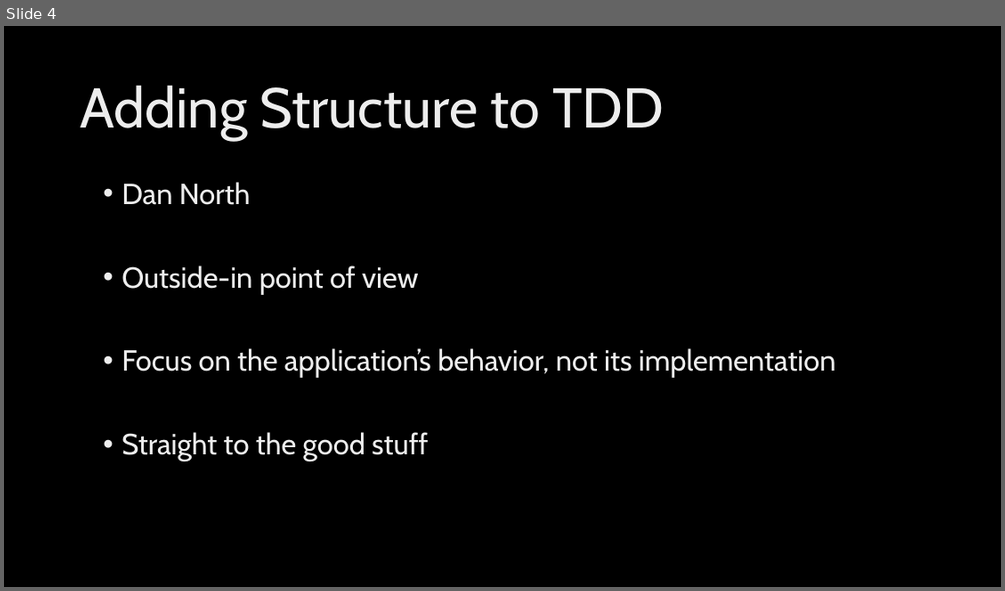
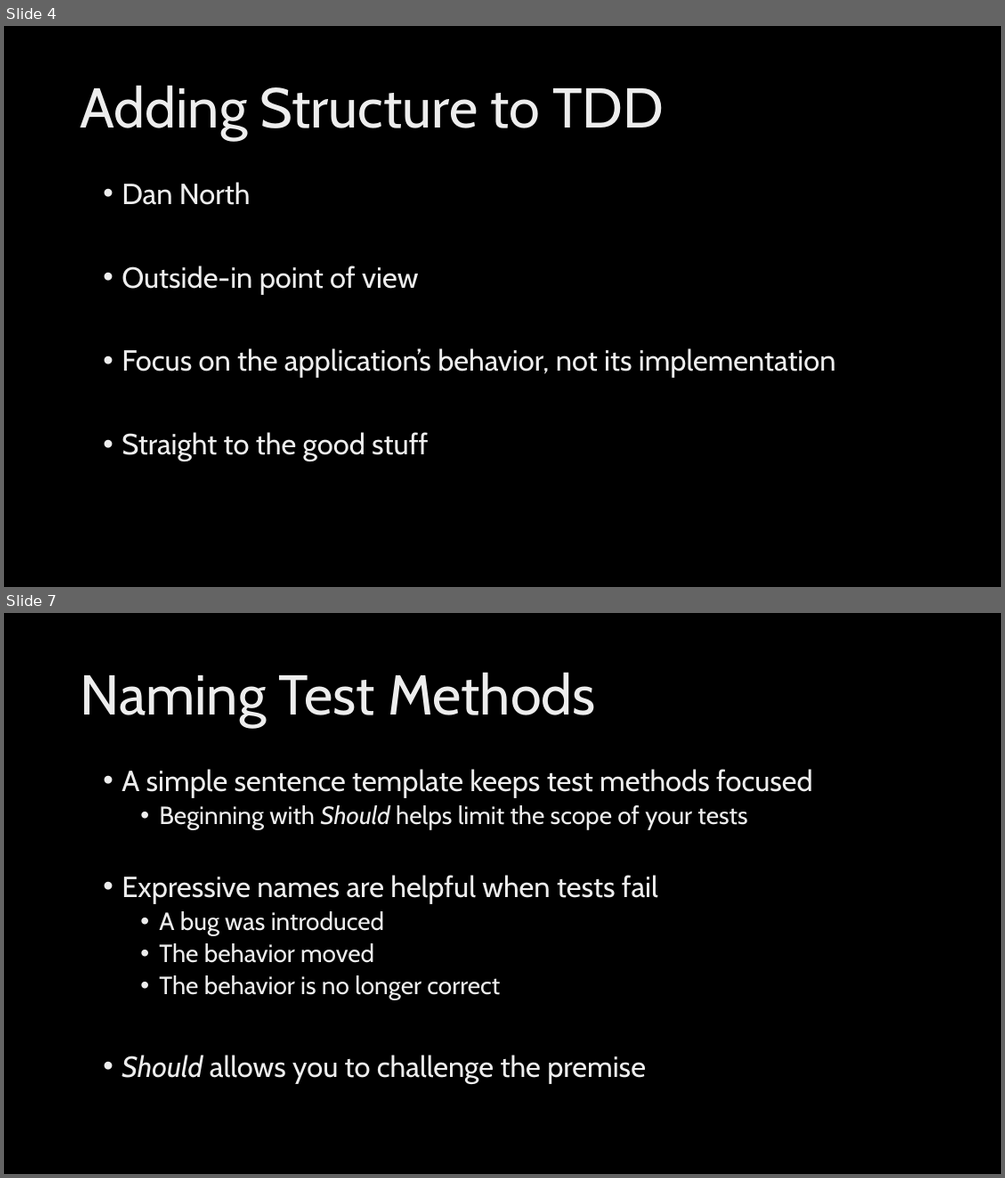
Before and after one commit to ingramam/BDD-lunch-and-learn, a slide deck: BDD.pptx. Shown one above the other, each under a label of ours: slide 4 before the commit, slides 4 and 7 after it; the slides between them are not shown. The pictures are 1005x591 and 1005x1178 pixels, drawn with LibreOffice and Linux fonts; fonts in the diff are those of the drawing; background and template pictures are left out. Boxes give left, top, right and bottom in pixels: in the first picture for what was removed or moved away, otherwise in the second. Text is boxed around its words. In the diff, an @@ line names an element or a change of style, - is before the commit and + after.

```diff
--- a/BDD.pptx
+++ b/BDD.pptx
@@ slide 7 added at <box>4,613,1001,1174</box>, background picture (left out) @@
@@ title added at <box>80,672,596,728</box>, 54 pt, text gradient #BFBFBF to #EDEDED to #FFFFFF @@
+Naming Test Methods
@@ text added at <box>121,769,813,1084</box>, 28 pt, text gradient #BFBFBF to #EDEDED to #FFFFFF @@
+• A simple sentence template keeps test methods focused
+  • Beginning with Should helps limit the scope of your tests
+• Expressive names are helpful when tests fail
+  • A bug was introduced
+  • The behavior moved
+  • The behavior is no longer correct
+• Should allows you to challenge the premise
```
Also in this commit, not shown: 2 slides changed, 5 other slides added, 3 slides removed, 2 other files.
